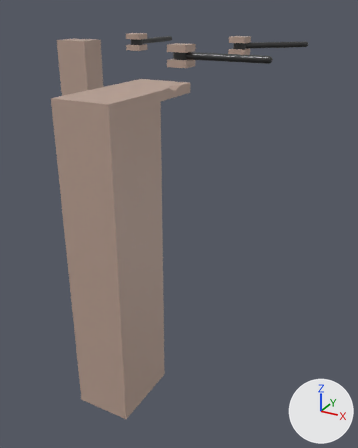
A saved change to the FBX model Assets/Modelos/Nivel/Nivel6.fbx.
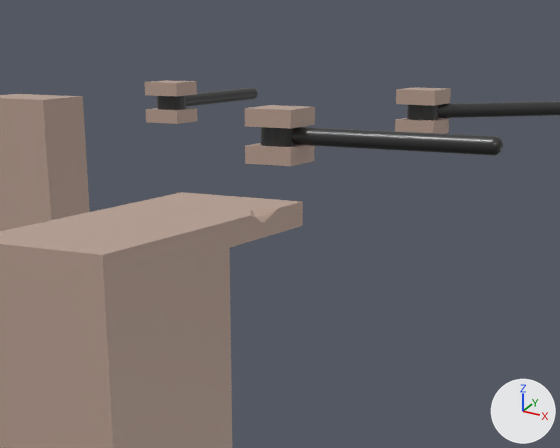
Each version appears first whole from a 50 mm camera at (54.8, -71.3, 15.1) aimed at (-21.7, 67.8, -54.4), and next in a close-up on the part from 19% to 83% of the width and 0% to 41% of the height. Lighting does not change. The marker at lower right points along +X, +Y and +Z. Where no turn or scale is listed for an object, it has been applied to the vertices.

The older version as bpy lines, for what is in view:
```python
ob_cubo_020 = bpy.data.objects.new('Cubo.020', me_cubo_093)
ob_cubo_020.location = (-61.4, 105.1, 4.1)
ob_cubo_021 = bpy.data.objects.new('Cubo.021', me_cubo_092)
ob_cubo_021.location = (-17.3, 61.2, 4.1)
ob_cubo_022 = bpy.data.objects.new('Cubo.022', me_cubo_094)
ob_cubo_022.location = (-17.3, 105.1, 4.1)
ob_círculo = bpy.data.objects.new('Círculo', me_círculo_001)
ob_círculo.location = (-17.3, 61.2, 1.0)
ob_círculo_001 = bpy.data.objects.new('Círculo.001', me_círculo_007)
ob_círculo_001.location = (-61.4, 105.1, 1.0)
# also in view: 'Plataforma-M.005' at (0.0, 2.0, -32.6); 'Plataforma-M.006' at (-105.8, 123.3, -32.6); 'Cubo.019' at (0.0, 16.2, -0.3); 'Círculo.002' at (-8.6, 113.8, 2.1)
```
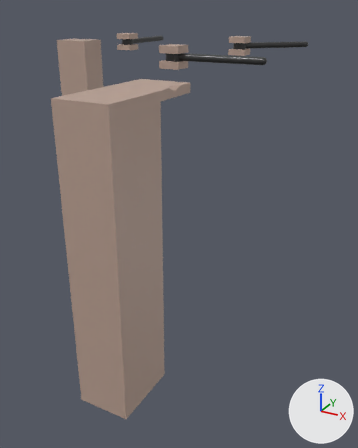
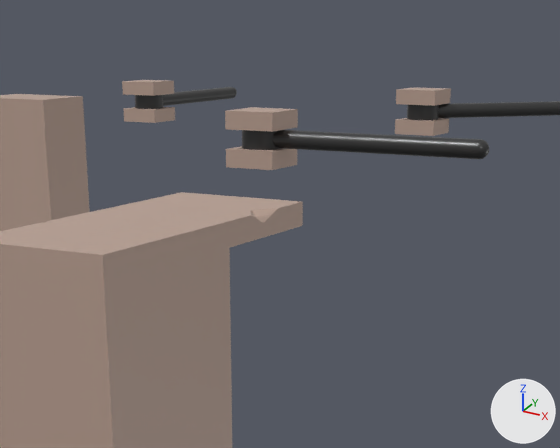
Changed parts and their boxes [x1, y1, x2, y2] in the close-ups (560 x 448 px):
'Círculo', moved
    before: [261, 127, 503, 155]
    after: [242, 130, 489, 159]
'Cubo.021', moved
    before: [245, 105, 315, 166]
    after: [225, 107, 298, 170]
'Cubo.020', moved
    before: [144, 80, 197, 124]
    after: [122, 80, 175, 123]
'Círculo.001', moved
    before: [157, 88, 258, 110]
    after: [135, 87, 237, 109]

Patch to the scene script:
```diff
--- a/Assets/Modelos/Nivel/Nivel6.fbx.py
+++ b/Assets/Modelos/Nivel/Nivel6.fbx.py
@@ ob_círculo @@
 ob_círculo = bpy.data.objects.new('Círculo', me_círculo_001)
-ob_círculo.location = (-17.3, 61.2, 1.0)
+ob_círculo.location = (-17.3, 56.8, 1.0)
@@ ob_círculo_001 @@
 ob_círculo_001 = bpy.data.objects.new('Círculo.001', me_círculo_007)
-ob_círculo_001.location = (-61.4, 105.1, 1.0)
+ob_círculo_001.location = (-65.7, 105.1, 1.0)
@@ ob_cubo_021 @@
 ob_cubo_021 = bpy.data.objects.new('Cubo.021', me_cubo_092)
-ob_cubo_021.location = (-17.3, 61.2, 4.1)
+ob_cubo_021.location = (-17.3, 56.8, 4.1)
@@ ob_cubo_020 @@
 ob_cubo_020 = bpy.data.objects.new('Cubo.020', me_cubo_093)
-ob_cubo_020.location = (-61.4, 105.1, 4.1)
+ob_cubo_020.location = (-65.8, 105.1, 4.1)
```
